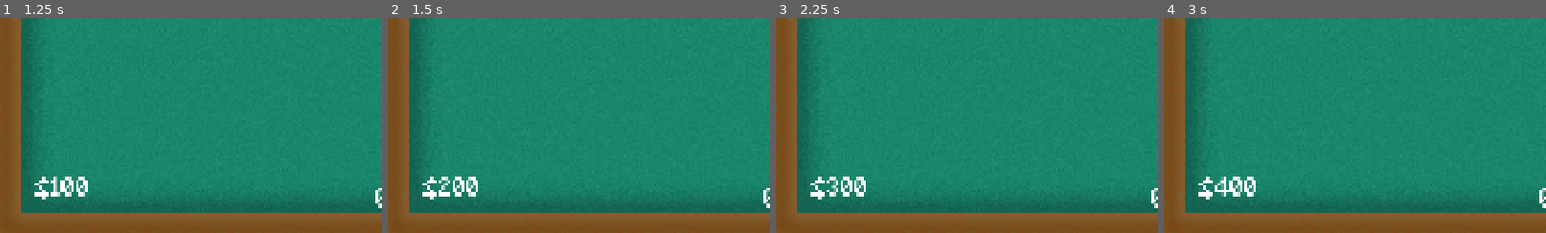
Above: before the commit, frames 1-4 (left to right).
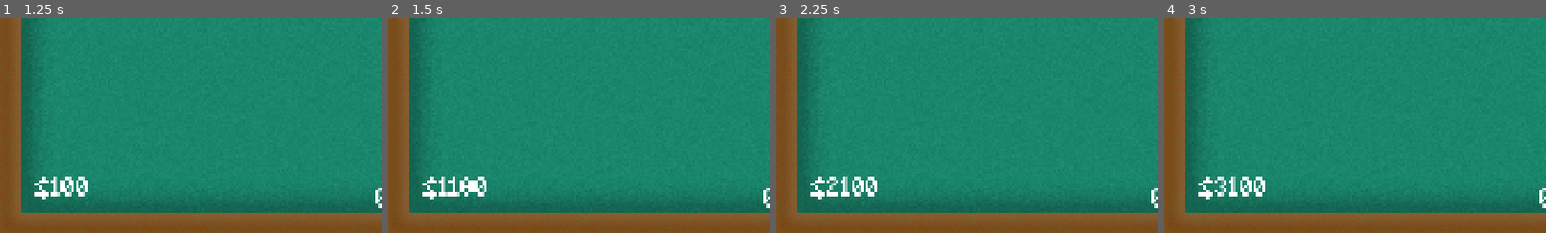
Above: after the commit, the same moments.

Repository: 7itanium/Simple-Blackjack
Game: Godot game, scene res://Scenes/table.tscn
Two runs of this game, one before a commit and one after it. Both use one fixed random seed, a clock stepped at 60 frames per second and the inputs below.
Inputs (mouse positions are % of the whole screen's width and height, from its top left):
- Up to frame 1 (1.25 s): tap Enter (Stand) at 0.5, 0.8 s; move the mouse to (72, 45) at 0.52 s; tap Space (Hit) at 0.6 s; click (72, 45) at 0.67 s
- Up to frame 2 (1.5 s): tap Escape (Reset) at 1.25 s; move the mouse to (30, 55) at 1.27 s; tap Enter (Stand) at 1.35 s; click (30, 55) at 1.42 s
- Up to frame 3 (2.25 s): tap Space (Hit) at 1.55, 2.1 s; tap Escape (Reset) at 2 s; move the mouse to (60, 28) at 2.02 s; click (60, 28) at 2.17 s
- Up to frame 4 (3 s): tap Enter (Stand) at 2.3, 2.85 s; tap Escape (Reset) at 2.75 s; move the mouse to (45, 70) at 2.77 s; click (45, 70) at 2.92 s
The pictures show only the part of the screen within x 0-50%, y 50-100%; the shares and areas given below are measured in that part.

Frame 1 is identical in both runs. In frame 2, 0.6% of the frame differs, in the area x 13-26%, y 73-84%; in frame 3, 0.8%; in frame 4, 0.8%, in the area x 13-27%, y 73-84%.

Commit message:
Finishing touches
-Added purple chips
-Made buttons reactive
-Fixed blackjack payout ship bug

Diff:
--- a/Scenes/betting.tscn
+++ b/Scenes/betting.tscn
@@ -14,6 +14,10 @@
 [ext_resource type="Script" uid="uid://uy00y7y2rmui" path="res://Scripts/chip.gd" id="8_0ptfu"]
 [ext_resource type="Texture2D" uid="uid://ixvk26eu45oc" path="res://Sprites/Chips/GreenSide.png" id="8_u5521"]
 [ext_resource type="Texture2D" uid="uid://dbhs2asor1e2x" path="res://Sprites/Chips/RedSide.png" id="9_0ptfu"]
+[ext_resource type="Texture2D" uid="uid://dbrlnqy85mmsl" path="res://Sprites/Chips/Highlight.png" id="10_3f82t"]
+[ext_resource type="Script" uid="uid://mp3m3i8ttbx6" path="res://Scripts/chipHover.gd" id="11_5kdl1"]
+[ext_resource type="Texture2D" uid="uid://bmv0stntf81mf" path="res://Sprites/Chips/Purple.png" id="12_5kdl1"]
+[ext_resource type="Texture2D" uid="uid://dt3afu2hqr1yk" path="res://Sprites/Chips/PurpleSide.png" id="13_olame"]
 [ext_resource type="Texture2D" uid="uid://bospe4g31evvl" path="res://Sprites/Chips/Check.png" id="15_w4552"]
 [ext_resource type="Script" uid="uid://mt526l4cpyoc" path="res://Scripts/check.gd" id="16_j1w16"]
 [ext_resource type="AudioStream" uid="uid://tn3vyiwd2tgx" path="res://Sounds/SFX/felt_add.mp3" id="17_yqtwm"]
@@ -21,6 +25,9 @@
 [ext_resource type="AudioStream" uid="uid://7pdahvvw1j1j" path="res://Sounds/SFX/chip_add.mp3" id="19_733qt"]
 [ext_resource type="AudioStream" uid="uid://blwavlh61fpdv" path="res://Sounds/SFX/chip_remove.mp3" id="20_b8jq1"]
 
+[sub_resource type="CircleShape2D" id="CircleShape2D_olame"]
+radius = 15.0
+
 [node name="Node2D" type="Node2D"]
 script = ExtResource("1_4efgp")
 
@@ -36,6 +43,19 @@
 rotation = -3.14159
 texture = ExtResource("2_u5521")
 
+[node name="Highlight" type="Sprite2D" parent="Down/White/BlueArrow"]
+modulate = Color(1, 1, 1, 0.00392157)
+position = Vector2(0, 1)
+texture = ExtResource("10_3f82t")
+
+[node name="Area2D" type="Area2D" parent="Down/White/BlueArrow/Highlight"]
+position = Vector2(-25, 20)
+script = ExtResource("11_5kdl1")
+
+[node name="CollisionShape2D" type="CollisionShape2D" parent="Down/White/BlueArrow/Highlight/Area2D"]
+position = Vector2(25, -20)
+shape = SubResource("CircleShape2D_olame")
+
 [node name="Red" type="Sprite2D" parent="Down"]
 position = Vector2(60, 20)
 texture = ExtResource("3_u73kx")
@@ -46,6 +66,19 @@
 rotation = 3.14159
 texture = ExtResource("4_0ptfu")
 
+[node name="Highlight" type="Sprite2D" parent="Down/Red/WhiteArrow"]
+modulate = Color(1, 1, 1, 0.00392157)
+position = Vector2(0, 1)
+texture = ExtResource("10_3f82t")
+
+[node name="Area2D" type="Area2D" parent="Down/Red/WhiteArrow/Highlight"]
+position = Vector2(-25, 20)
+script = ExtResource("11_5kdl1")
+
+[node name="CollisionShape2D" type="CollisionShape2D" parent="Down/Red/WhiteArrow/Highlight/Area2D"]
+position = Vector2(25, -20)
+shape = SubResource("CircleShape2D_olame")
+
 [node name="Green" type="Sprite2D" parent="Down"]
 position = Vector2(95, 20)
 texture = ExtResource("2_gd2ac")
@@ -56,6 +89,19 @@
 rotation = 3.14159
 texture = ExtResource("4_0ptfu")
 
+[node name="Highlight" type="Sprite2D" parent="Down/Green/WhiteArrow"]
+modulate = Color(1, 1, 1, 0.00392157)
+position = Vector2(0, 1)
+texture = ExtResource("10_3f82t")
+
+[node name="Area2D" type="Area2D" parent="Down/Green/WhiteArrow/Highlight"]
+position = Vector2(-25, 20)
+script = ExtResource("11_5kdl1")
+
+[node name="CollisionShape2D" type="CollisionShape2D" parent="Down/Green/WhiteArrow/Highlight/Area2D"]
+position = Vector2(25, -20)
+shape = SubResource("CircleShape2D_olame")
+
 [node name="Blue" type="Sprite2D" parent="Down"]
 position = Vector2(130, 20)
 texture = ExtResource("4_7be7a")
@@ -66,6 +112,19 @@
 rotation = 3.14159
 texture = ExtResource("4_0ptfu")
 
+[node name="Highlight" type="Sprite2D" parent="Down/Blue/WhiteArrow"]
+modulate = Color(1, 1, 1, 0.00392157)
+position = Vector2(0, 1)
+texture = ExtResource("10_3f82t")
+
+[node name="Area2D" type="Area2D" parent="Down/Blue/WhiteArrow/Highlight"]
+position = Vector2(-25, 20)
+script = ExtResource("11_5kdl1")
+
+[node name="CollisionShape2D" type="CollisionShape2D" parent="Down/Blue/WhiteArrow/Highlight/Area2D"]
+position = Vector2(25, -20)
+shape = SubResource("CircleShape2D_olame")
+
 [node name="Black" type="Sprite2D" parent="Down"]
 position = Vector2(165, 20)
 texture = ExtResource("5_b68gp")
@@ -76,6 +135,42 @@
 rotation = 3.14159
 texture = ExtResource("4_0ptfu")
 
+[node name="Highlight" type="Sprite2D" parent="Down/Black/WhiteArrow"]
+modulate = Color(1, 1, 1, 0.00392157)
+position = Vector2(0, 1)
+texture = ExtResource("10_3f82t")
+
+[node name="Area2D" type="Area2D" parent="Down/Black/WhiteArrow/Highlight"]
+position = Vector2(-25, 20)
+script = ExtResource("11_5kdl1")
+
+[node name="CollisionShape2D" type="CollisionShape2D" parent="Down/Black/WhiteArrow/Highlight/Area2D"]
+position = Vector2(25, -20)
+shape = SubResource("CircleShape2D_olame")
+
+[node name="Purple" type="Sprite2D" parent="Down"]
+position = Vector2(200, 20)
+texture = ExtResource("12_5kdl1")
+script = ExtResource("8_0ptfu")
+
+[node name="WhiteArrow" type="Sprite2D" parent="Down/Purple"]
+position = Vector2(0, 1)
+rotation = 3.14159
+texture = ExtResource("4_0ptfu")
+
+[node name="Highlight" type="Sprite2D" parent="Down/Purple/WhiteArrow"]
+modulate = Color(1, 1, 1, 0.00392157)
+position = Vector2(0, 1)
+texture = ExtResource("10_3f82t")
+
+[node name="Area2D" type="Area2D" parent="Down/Purple/WhiteArrow/Highlight"]
+position = Vector2(-25, 20)
+script = ExtResource("11_5kdl1")
+
+[node name="CollisionShape2D" type="CollisionShape2D" parent="Down/Purple/WhiteArrow/Highlight/Area2D"]
+position = Vector2(25, -20)
+shape = SubResource("CircleShape2D_olame")
+
 [node name="Up" type="Node2D" parent="."]
 
 [node name="White" type="Sprite2D" parent="Up"]
@@ -87,6 +182,19 @@
 position = Vector2(0, -1)
 texture = ExtResource("2_u5521")
 
+[node name="Highlight" type="Sprite2D" parent="Up/White/BlueArrow"]
+modulate = Color(1, 1, 1, 0.00392157)
+position = Vector2(0, 1)
+texture = ExtResource("10_3f82t")
+
+[node name="Area2D" type="Area2D" parent="Up/White/BlueArrow/Highlight"]
+position = Vector2(-25, 20)
+script = ExtResource("11_5kdl1")
+
+[node name="CollisionShape2D" type="CollisionShape2D" parent="Up/White/BlueArrow/Highlight/Area2D"]
+position = Vector2(25, -20)
+shape = SubResource("CircleShape2D_olame")
+
 [node name="Red" type="Sprite2D" parent="Up"]
 position = Vector2(60, -20)
 texture = ExtResource("3_u73kx")
@@ -96,6 +204,19 @@
 position = Vector2(0, -1)
 texture = ExtResource("4_0ptfu")
 
+[node name="Highlight" type="Sprite2D" parent="Up/Red/WhiteArrow"]
+modulate = Color(1, 1, 1, 0.00392157)
+position = Vector2(0, 1)
+texture = ExtResource("10_3f82t")
+
+[node name="Area2D" type="Area2D" parent="Up/Red/WhiteArrow/Highlight"]
+position = Vector2(-25, 20)
+script = ExtResource("11_5kdl1")
+
+[node name="CollisionShape2D" type="CollisionShape2D" parent="Up/Red/WhiteArrow/Highlight/Area2D"]
+position = Vector2(25, -20)
+shape = SubResource("CircleShape2D_olame")
+
 [node name="Green" type="Sprite2D" parent="Up"]
 position = Vector2(95, -20)
 texture = ExtResource("2_gd2ac")
@@ -105,6 +226,19 @@
 position = Vector2(0, -1)
 texture = ExtResource("4_0ptfu")
 
+[node name="Highlight" type="Sprite2D" parent="Up/Green/WhiteArrow"]
+modulate = Color(1, 1, 1, 0.00392157)
+position = Vector2(0, 1)
+texture = ExtResource("10_3f82t")
+
+[node name="Area2D" type="Area2D" parent="Up/Green/WhiteArrow/Highlight"]
+position = Vector2(-25, 20)
+script = ExtResource("11_5kdl1")
+
+[node name="CollisionShape2D" type="CollisionShape2D" parent="Up/Green/WhiteArrow/Highlight/Area2D"]
+position = Vector2(25, -20)
+shape = SubResource("CircleShape2D_olame")
+
 [node name="Blue" type="Sprite2D" parent="Up"]
 position = Vector2(130, -20)
 texture = ExtResource("4_7be7a")
@@ -114,6 +248,19 @@
 position = Vector2(0, -1)
 texture = ExtResource("4_0ptfu")
 
+[node name="Highlight" type="Sprite2D" parent="Up/Blue/WhiteArrow"]
+modulate = Color(1, 1, 1, 0.00392157)
+position = Vector2(0, 1)
+texture = ExtResource("10_3f82t")
+
+[node name="Area2D" type="Area2D" parent="Up/Blue/WhiteArrow/Highlight"]
+position = Vector2(-25, 20)
+script = ExtResource("11_5kdl1")
+
+[node name="CollisionShape2D" type="CollisionShape2D" parent="Up/Blue/WhiteArrow/Highlight/Area2D"]
+position = Vector2(25, -20)
+shape = SubResource("CircleShape2D_olame")
+
 [node name="Black" type="Sprite2D" parent="Up"]
 position = Vector2(165, -20)
 texture = ExtResource("5_b68gp")
@@ -123,6 +270,93 @@
 position = Vector2(0, -1)
 texture = ExtResource("4_0ptfu")
 
+[node name="Highlight" type="Sprite2D" parent="Up/Black/WhiteArrow"]
+modulate = Color(1, 1, 1, 0.00392157)
+position = Vector2(0, 1)
+texture = ExtResource("10_3f82t")
+
+[node name="Area2D" type="Area2D" parent="Up/Black/WhiteArrow/Highlight"]
+position = Vector2(-25, 20)
+script = ExtResource("11_5kdl1")
+
+[node name="CollisionShape2D" type="CollisionShape2D" parent="Up/Black/WhiteArrow/Highlight/Area2D"]
+position = Vector2(25, -20)
+shape = SubResource("CircleShape2D_olame")
+
+[node name="Purple" type="Sprite2D" parent="Up"]
+position = Vector2(200, -20)
+texture = ExtResource("12_5kdl1")
+script = ExtResource("8_0ptfu")
+
+[node name="WhiteArrow" type="Sprite2D" parent="Up/Purple"]
+position = Vector2(0, -1)
+texture = ExtResource("4_0ptfu")
+
+[node name="Highlight" type="Sprite2D" parent="Up/Purple/WhiteArrow"]
+modulate = Color(1, 1, 1, 0.00392157)
+position = Vector2(0, 1)
+texture = ExtResource("10_3f82t")
+
+[node name="Area2D" type="Area2D" parent="Up/Purple/WhiteArrow/Highlight"]
+position = Vector2(-25, 20)
+script = ExtResource("11_5kdl1")
+
+[node name="CollisionShape2D" type="CollisionShape2D" parent="Up/Purple/WhiteArrow/Highlight/Area2D"]
+position = Vector2(25, -20)
+shape = SubResource("CircleShape2D_olame")
+
+[node name="Purple Stack" type="Node2D" parent="."]
+
+[node name="Purple" type="Sprite2D" parent="Purple Stack"]
+visible = false
+position = Vector2(-206, 9)
+texture = ExtResource("13_olame")
+
+[node name="Purple2" type="Sprite2D" parent="Purple Stack"]
+visible = false
+position = Vector2(-205, 7)
+texture = ExtResource("13_olame")
+
+[node name="Purple3" type="Sprite2D" parent="Purple Stack"]
+visible = false
+position = Vector2(-206, 5)
+texture = ExtResource("13_olame")
+
+[node name="Purple4" type="Sprite2D" parent="Purple Stack"]
+visible = false
+position = Vector2(-205, 3)
+texture = ExtResource("13_olame")
+
+[node name="Purple5" type="Sprite2D" parent="Purple Stack"]
+visible = false
+position = Vector2(-206, 1)
+texture = ExtResource("13_olame")
+
+[node name="Purple6" type="Sprite2D" parent="Purple Stack"]
+visible = false
+position = Vector2(-205, -1)
+texture = ExtResource("13_olame")
+
+[node name="Purple7" type="Sprite2D" parent="Purple Stack"]
+visible = false
+position = Vector2(-206, -3)
+texture = ExtResource("13_olame")
+
+[node name="Purple8" type="Sprite2D" parent="Purple Stack"]
+visible = false
+position = Vector2(-205, -5)
+texture = ExtResource("13_olame")
+
+[node name="Purple9" type="Sprite2D" parent="Purple Stack"]
+visible = false
+position = Vector2(-206, -7)
+texture = ExtResource("13_olame")
+
+[node name="Purple10" type="Sprite2D" parent="Purple Stack"]
+visible = false
+position = Vector2(-205, -9)
+texture = ExtResource("13_olame")
+
 [node name="Black Stack" type="Node2D" parent="."]
 
 [node name="Black" type="Sprite2D" parent="Black Stack"]
@@ -384,10 +618,22 @@
 texture = ExtResource("6_u73kx")
 
 [node name="Check" type="Sprite2D" parent="."]
-position = Vector2(200, 0)
+position = Vector2(235, 0)
 texture = ExtResource("15_w4552")
 script = ExtResource("16_j1w16")
 
+[node name="Highlight" type="Sprite2D" parent="Check"]
+modulate = Color(1, 1, 1, 0.00392157)
+texture = ExtResource("10_3f82t")
+
+[node name="Area2D" type="Area2D" parent="Check/Highlight"]
+position = Vector2(-25, 20)
+script = ExtResource("11_5kdl1")
+
+[node name="CollisionShape2D" type="CollisionShape2D" parent="Check/Highlight/Area2D"]
+position = Vector2(25, -20)
+shape = SubResource("CircleShape2D_olame")
+
 [node name="FeltAdd" type="AudioStreamPlayer2D" parent="."]
 stream = ExtResource("17_yqtwm")
 
--- a/Scenes/table.tscn
+++ b/Scenes/table.tscn
@@ -8,9 +8,14 @@
 [ext_resource type="Texture2D" uid="uid://dgo7d5h4t08ee" path="res://Sprites/Chips/Stack.png" id="6_o4lkm"]
 [ext_resource type="FontFile" uid="uid://djmf3x3u2lnfm" path="res://Fonts/Minecraft.ttf" id="6_usajj"]
 [ext_resource type="Script" uid="uid://u36by3ri1sje" path="res://Scripts/stand_hit.gd" id="6_x0duj"]
+[ext_resource type="Texture2D" uid="uid://dbrlnqy85mmsl" path="res://Sprites/Chips/Highlight.png" id="7_llvxf"]
 [ext_resource type="AudioStream" uid="uid://bxlbmcvnx0g6k" path="res://Sounds/SFX/bridge.mp3" id="8_j277j"]
+[ext_resource type="Script" uid="uid://mp3m3i8ttbx6" path="res://Scripts/chipHover.gd" id="8_oi710"]
 [ext_resource type="Texture2D" uid="uid://dv0l6wryxbu52" path="res://Sprites/Chips/stand.png" id="9_4ntqo"]
 [ext_resource type="Texture2D" uid="uid://b610mdgwmf4xx" path="res://Sprites/Chips/Hit.png" id="10_x0duj"]
+
+[sub_resource type="CircleShape2D" id="CircleShape2D_somge"]
+radius = 15.0
 
 [sub_resource type="AtlasTexture" id="AtlasTexture_6mi0s"]
 atlas = ExtResource("3_u5355")
@@ -50,12 +55,36 @@
 texture = ExtResource("9_4ntqo")
 script = ExtResource("6_x0duj")
 
+[node name="Highlight" type="Sprite2D" parent="Game Manager/Stand"]
+modulate = Color(1, 1, 1, 0.00392157)
+texture = ExtResource("7_llvxf")
+
+[node name="Area2D" type="Area2D" parent="Game Manager/Stand/Highlight"]
+position = Vector2(-25, 20)
+script = ExtResource("8_oi710")
+
+[node name="CollisionShape2D" type="CollisionShape2D" parent="Game Manager/Stand/Highlight/Area2D"]
+position = Vector2(25, -20)
+shape = SubResource("CircleShape2D_somge")
+
 [node name="Hit" type="Sprite2D" parent="Game Manager"]
 visible = false
 position = Vector2(575, 300)
 scale = Vector2(3, 3)
 texture = ExtResource("10_x0duj")
 script = ExtResource("6_x0duj")
+
+[node name="Highlight" type="Sprite2D" parent="Game Manager/Hit"]
+modulate = Color(1, 1, 1, 0.00392157)
+texture = ExtResource("7_llvxf")
+
+[node name="Area2D" type="Area2D" parent="Game Manager/Hit/Highlight"]
+position = Vector2(-25, 20)
+script = ExtResource("8_oi710")
+
+[node name="CollisionShape2D" type="CollisionShape2D" parent="Game Manager/Hit/Highlight/Area2D"]
+position = Vector2(25, -20)
+shape = SubResource("CircleShape2D_somge")
 
 [node name="Table" type="Node" parent="."]
 
--- a/Scripts/betUI.gd
+++ b/Scripts/betUI.gd
@@ -1,14 +1,15 @@
 extends Node2D
 
-@onready var chips = [$Up/White, $Down/White, $Up/Red, $Down/Red, $Up/Green, $Down/Green, $Up/Blue, $Down/Blue, $Up/Black, $Down/Black]
+@onready var chips = [$Up/White, $Down/White, $Up/Red, $Down/Red, $Up/Green, $Down/Green, $Up/Blue, $Down/Blue, $Up/Black, $Down/Black, $Up/Purple, $Down/Purple]
 
 @onready var whiteChips = [$WhiteStack/White, $WhiteStack/White2, $WhiteStack/White3, $WhiteStack/White4, $WhiteStack/White5, $WhiteStack/White6, $WhiteStack/White7, $WhiteStack/White8, $WhiteStack/White9, $WhiteStack/White10]
 @onready var redChips = [$RedStack/Red, $RedStack/Red2, $RedStack/Red3, $RedStack/Red4, $RedStack/Red5, $RedStack/Red6, $RedStack/Red7, $RedStack/Red8, $RedStack/Red9, $RedStack/Red10]
 @onready var greenChips = [$"Green Stack/Green", $"Green Stack/Green2", $"Green Stack/Green3", $"Green Stack/Green4", $"Green Stack/Green5", $"Green Stack/Green6", $"Green Stack/Green7", $"Green Stack/Green8", $"Green Stack/Green9", $"Green Stack/Green10"]
 @onready var blueChips = [$"Blue Stack/Blue", $"Blue Stack/Blue2", $"Blue Stack/Blue3", $"Blue Stack/Blue4", $"Blue Stack/Blue5", $"Blue Stack/Blue6", $"Blue Stack/Blue7", $"Blue Stack/Blue8", $"Blue Stack/Blue9", $"Blue Stack/Blue10"]
 @onready var blackChips = [$"Black Stack/Black", $"Black Stack/Black2", $"Black Stack/Black3", $"Black Stack/Black4", $"Black Stack/Black5", $"Black Stack/Black6", $"Black Stack/Black7", $"Black Stack/Black8", $"Black Stack/Black9", $"Black Stack/Black10"]
+@onready var purpleChips = [$"Purple Stack/Purple", $"Purple Stack/Purple2", $"Purple Stack/Purple3", $"Purple Stack/Purple4", $"Purple Stack/Purple5", $"Purple Stack/Purple6", $"Purple Stack/Purple7", $"Purple Stack/Purple8", $"Purple Stack/Purple9", $"Purple Stack/Purple10"]
 
-@onready var displayChips = [whiteChips, redChips, greenChips, blueChips, blackChips]
+@onready var displayChips = [whiteChips, redChips, greenChips, blueChips, blackChips, purpleChips]
 
 @onready var check: Sprite2D = $Check
 
@@ -28,8 +29,18 @@
 			val += 1
 	checkBal()
 
+func checkPurple():
+	if global.money >= 1000:
+		check.position.x = 235
+		chips[10].position.x = 200
+		chips[11].position.x = 200
+	else:
+		check.position.x = 200
+		chips[10].position.x = 2000
+		chips[11].position.x = 2000
+
 func checkBal():
-	if global.bet[5] == 0:
+	if global.bet[6] == 0:
 		check.modulate.a = 0.5
 	else:
 		check.modulate.a = 1
@@ -58,3 +69,8 @@
 		chips[8].modulate.a = 0.5
 	else:
 		chips[8].modulate.a = 1
+
+	if global.money < values[5]:
+		chips[10].modulate.a = 0.5
+	else:
+		chips[10].modulate.a = 1
--- a/Scripts/chip.gd
+++ b/Scripts/chip.gd
@@ -22,7 +22,7 @@
 					global.bet[color] = 10
 				else:
 					global.money += display.values[color] * direction * -1
-					global.bet[5] = (global.bet[0] * display.values[0]) + (global.bet[1] * display.values[1]) + (global.bet[2] * display.values[2]) + (global.bet[3] * display.values[3]) + (global.bet[4] * display.values[4])
+					global.bet[6] = (global.bet[0] * display.values[0]) + (global.bet[1] * display.values[1]) + (global.bet[2] * display.values[2]) + (global.bet[3] * display.values[3]) + (global.bet[4] * display.values[4]) + (global.bet[5] * display.values[5])
 
 					if direction == 1:
 						if global.bet[color] == 1:
@@ -40,4 +40,9 @@
 					else:
 						display.displayChips[color][global.bet[color]].visible = false
 
+					display.checkBal()
+					position.y += 1
+					await get_tree().create_timer(.1).timeout
+					position.y -= 1
+
 				display.checkBal()
--- /dev/null
+++ b/Scripts/chipHover.gd
@@ -0,0 +1,12 @@
+extends Area2D
+
+@onready var highlight: Sprite2D = $".."
+
+
+func _ready():
+	mouse_entered.connect(func():
+		highlight.modulate.a = .25
+	)
+	mouse_exited.connect(func():
+		highlight.modulate.a = .01
+	)
--- a/Scripts/game_manager.gd
+++ b/Scripts/game_manager.gd
@@ -35,16 +35,17 @@
 	global.money = 100
 	getBet()
 
+
 # Called every frame. 'delta' is the elapsed time since the previous frame.
 func _process(delta: float) -> void:
 	if Input.is_action_just_pressed("Reset"):
-		global.money += 100
+		global.money += 1000
 
 	money.text = "$" + str(global.money)
 
 	if isBetting:
 		dealer_hand_val.text = "Dealer must draw to 16 and stand on 17"
-		player_hand_val.text = str(global.bet[5])
+		player_hand_val.text = str(global.bet[6])
 
 		if global.dealCards:
 			dealCards()
@@ -85,7 +86,7 @@
 			choose_card(dealerDown, dealerHand)
 
 func getBet():
-	global.bet = [0, 0, 0, 0, 0, 0]
+	global.bet = [0, 0, 0, 0, 0, 0, 0]
 	global.chips = 0
 	isBetting = true
 	var instance = bettingScene.instantiate()
@@ -93,6 +94,7 @@
 	instance.position = Vector2(0,250)
 	bettingUI = instance
 	add_child(instance)
+	bettingUI.checkPurple()
 
 func stand():
 	isPlayerTurn = false
@@ -123,7 +125,7 @@
 
 
 func dealChips():
-	for i in range(5):
+	for i in range(6):
 		for j in range(global.bet[i]):
 			global.chips += 1
 			var instance = new_chip.instantiate()
@@ -148,13 +150,13 @@
 
 	if player_hand_val.text == "Blackjack!":
 		if dealer_hand_val.text == "Blackjack!":
-			global.money += global.bet[5]
+			global.money += global.bet[6]
 		else:
 			chip_pile_sound.play()
-			blackjackPay = int(ceil(global.bet[5] * 0.5))
-			global.money += global.bet[5] * 2 + blackjackPay
-			for i in range(4, -1, -1):
-				while blackjackPay > global.chipValues[i]:
+			blackjackPay = int(ceil(global.bet[6] * 0.5))
+			global.money += global.bet[6] * 2 + blackjackPay
+			for i in range(5, -1, -1):
+				while blackjackPay >= global.chipValues[i]:
 					global.chips += 1
 					var winnings = new_chip.instantiate()
 					winnings.num = global.chips
@@ -175,14 +177,14 @@
 
 	elif dealerHand[0] > 21 or (playerHand[0] > dealerHand[0] and playerHand[0] < 22):
 		chip_pile_sound.play()
-		global.money += global.bet[5] * 2
+		global.money += global.bet[6] * 2
 		for chip in chipsWon:
 			chip.visible = true
 			chip.position = Vector2(-679, -300)
 			chip.y = 200
 			await get_tree().create_timer(.075).timeout
 	elif dealerHand[0] == playerHand[0] and dealer_hand_val.text != "Blackjack!":
-		global.money += global.bet[5]
+		global.money += global.bet[6]
 	else:
 		chip_pile_sound.play()
 		for chip in chipsWon:
--- a/Scripts/global.gd
+++ b/Scripts/global.gd
@@ -60,7 +60,7 @@
 const STEP = 50
 var dealCards = false
 
-var bet = [0, 0, 0, 0, 0, 0]
+var bet = [0, 0, 0, 0, 0, 0, 0]
 
 var money = 100
 
@@ -71,7 +71,8 @@
 	"res://Sprites/Chips/Red.png",
 	"res://Sprites/Chips/Green.png",
 	"res://Sprites/Chips/Blue.png",
-	"res://Sprites/Chips/Black.png"
+	"res://Sprites/Chips/Black.png",
+	"res://Sprites/Chips/Purple.png"
 ]
 
-var chipValues = [1, 5, 10, 25, 100]
+var chipValues = [1, 5, 10, 25, 100, 1000]
--- a/Scripts/stand_hit.gd
+++ b/Scripts/stand_hit.gd
@@ -7,3 +7,6 @@
 		if event.button_index == MOUSE_BUTTON_LEFT and event.pressed:
 			if is_pixel_opaque(get_local_mouse_position()) and visible == true:
 				emit_signal("clicked")
+				position.y += 3
+				await get_tree().create_timer(.1).timeout
+				position.y -= 3
Binary file changed: Aseprite Files/Chips.aseprite
Binary file changed: Aseprite Files/ChipsSide.aseprite
Not shown: 1 places in Scenes/betting.tscn that only renumber resources
Not shown: 1 places in Scenes/table.tscn that only renumber resources
Not shown, added: Scripts/chipHover.gd.uid
Binary file added: Sprites/Chips/Highlight.png
Not shown, added: Sprites/Chips/Highlight.png.import
Binary file added: Sprites/Chips/Purple.png
Not shown, added: Sprites/Chips/Purple.png.import
Binary file added: Sprites/Chips/PurpleSide.png
Not shown, added: Sprites/Chips/PurpleSide.png.import
